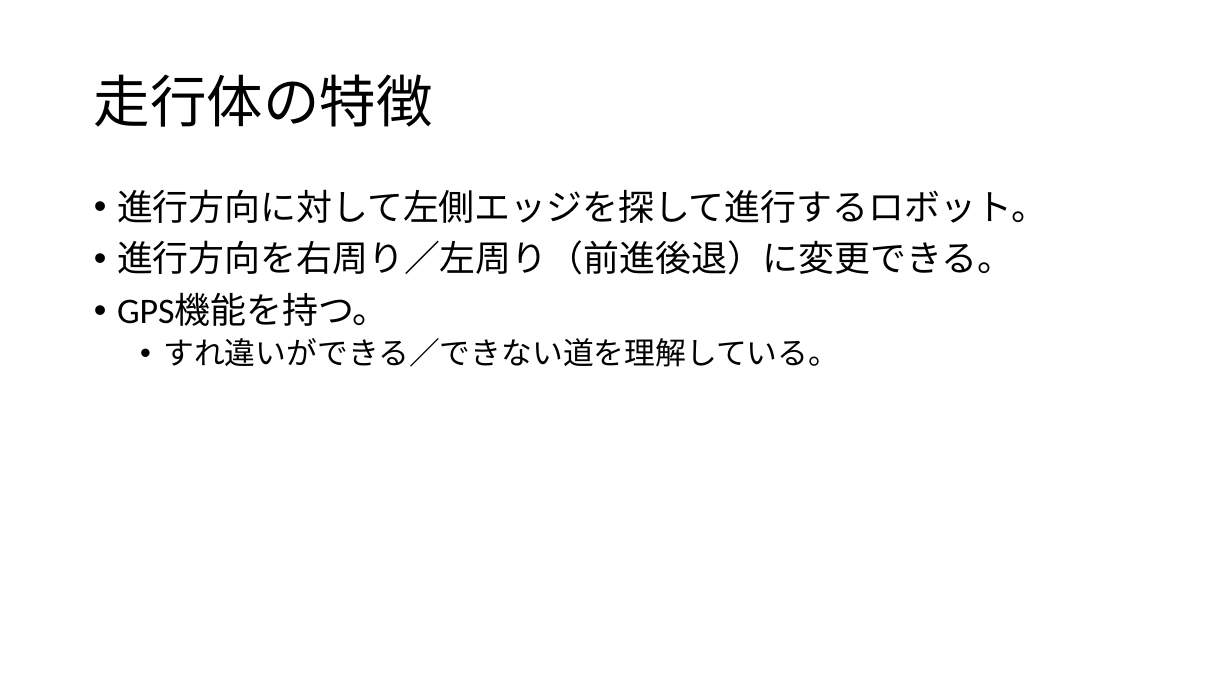
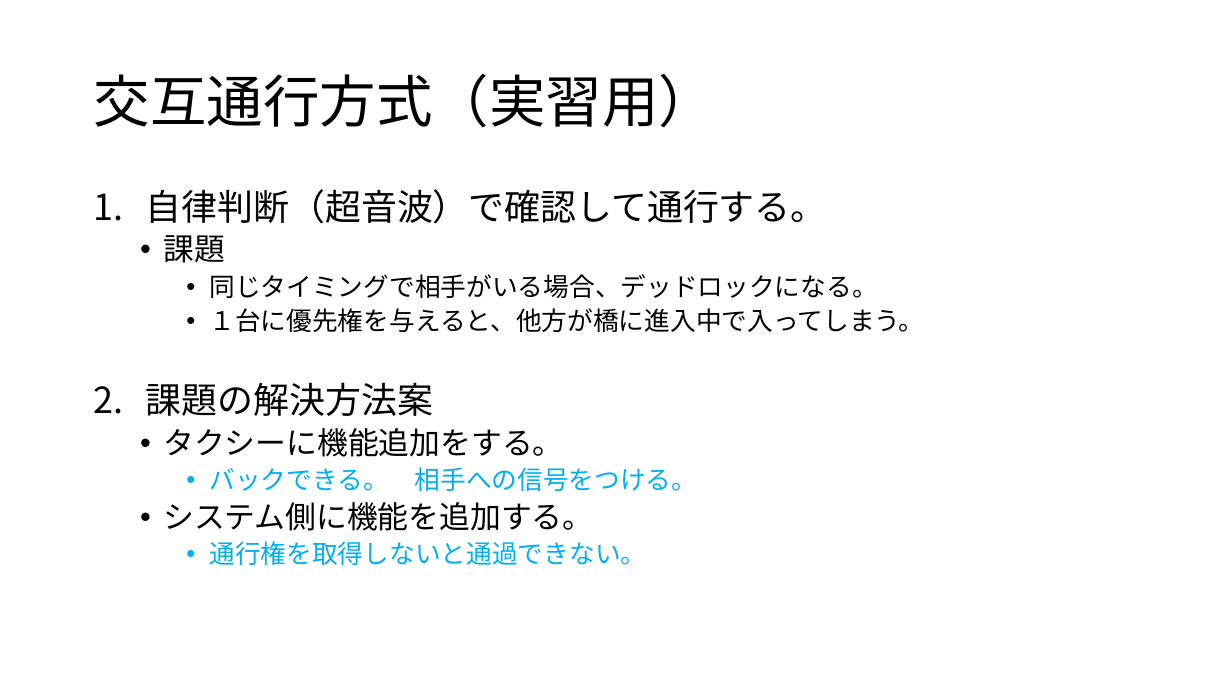
Before and after one commit to nichiyoubi/model_checking_exercise, a slide deck: slide 11 of memo/課題検討hayakawa.pptx (slide 7 before the commit). Drawn at 1232x693 pixels with LibreOffice and Linux fonts; fonts in the diff are those of the drawing. Boxes give left, top, right and bottom in pixels: in the first picture for what was removed or moved away, otherwise in the second. Text is boxed around its words. In the diff, an @@ line names an element or a change of style, - is before the commit and + after.

```diff
--- a/memo/課題検討hayakawa.pptx
+++ b/memo/課題検討hayakawa.pptx
@@ title at bbox=[94, 74, 715, 128]: text changed @@
-走行体の特徴
+交互通行方式（実習用）
@@ text at bbox=[146, 189, 924, 565]: text changed; size 28 to 20 pt @@
-• 進行方向に対して左側エッジを探して進行するロボット。
-• 進行方向を右周り／左周り（前進後退）に変更できる。
-• GPS機能を持つ。
-  • すれ違いができる／できない道を理解している。
+1. 自律判断（超音波）で確認して通行する。
+  • 課題
+    • 同じタイミングで相手がいる場合、デッドロックになる。
+    • １台に優先権を与えると、他方が橋に進入中で入ってしまう。
+2. 課題の解決方法案
+  • タクシーに機能追加をする。
+    • バックできる。 相手への信号をつける。
+  • システム側に機能を追加する。
+    • 通行権を取得しないと通過できない。
```
Also in this commit, not shown: 1 other slide changed, 6 slides added, 4 slides removed, 1 other file.
